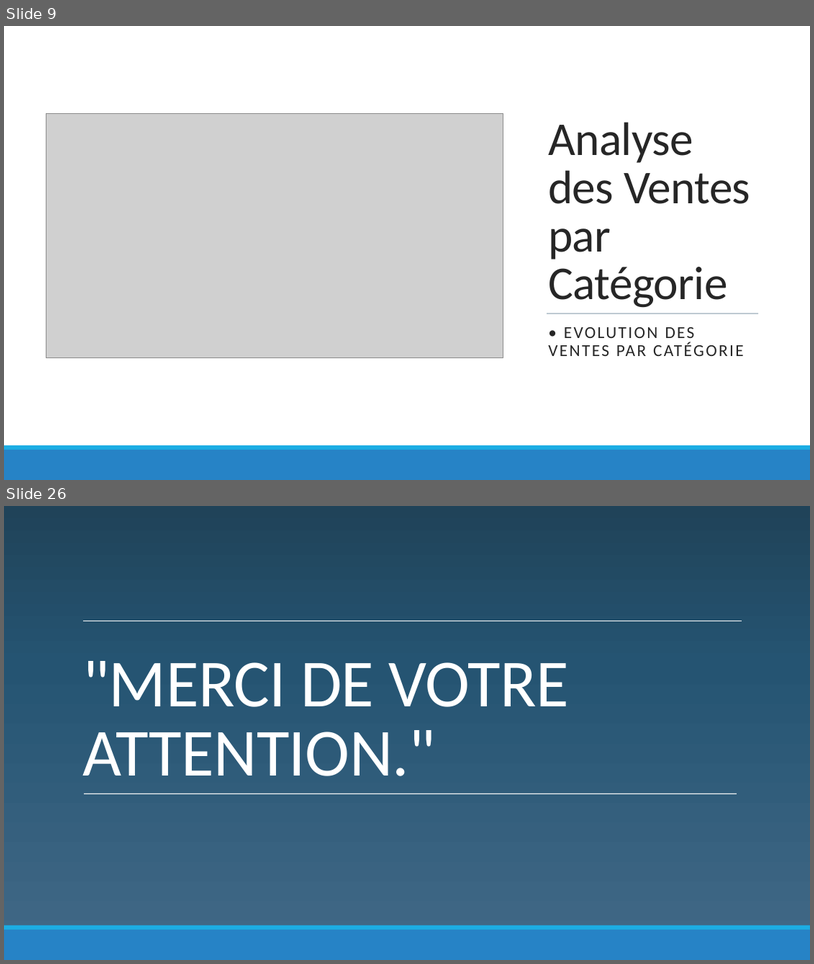
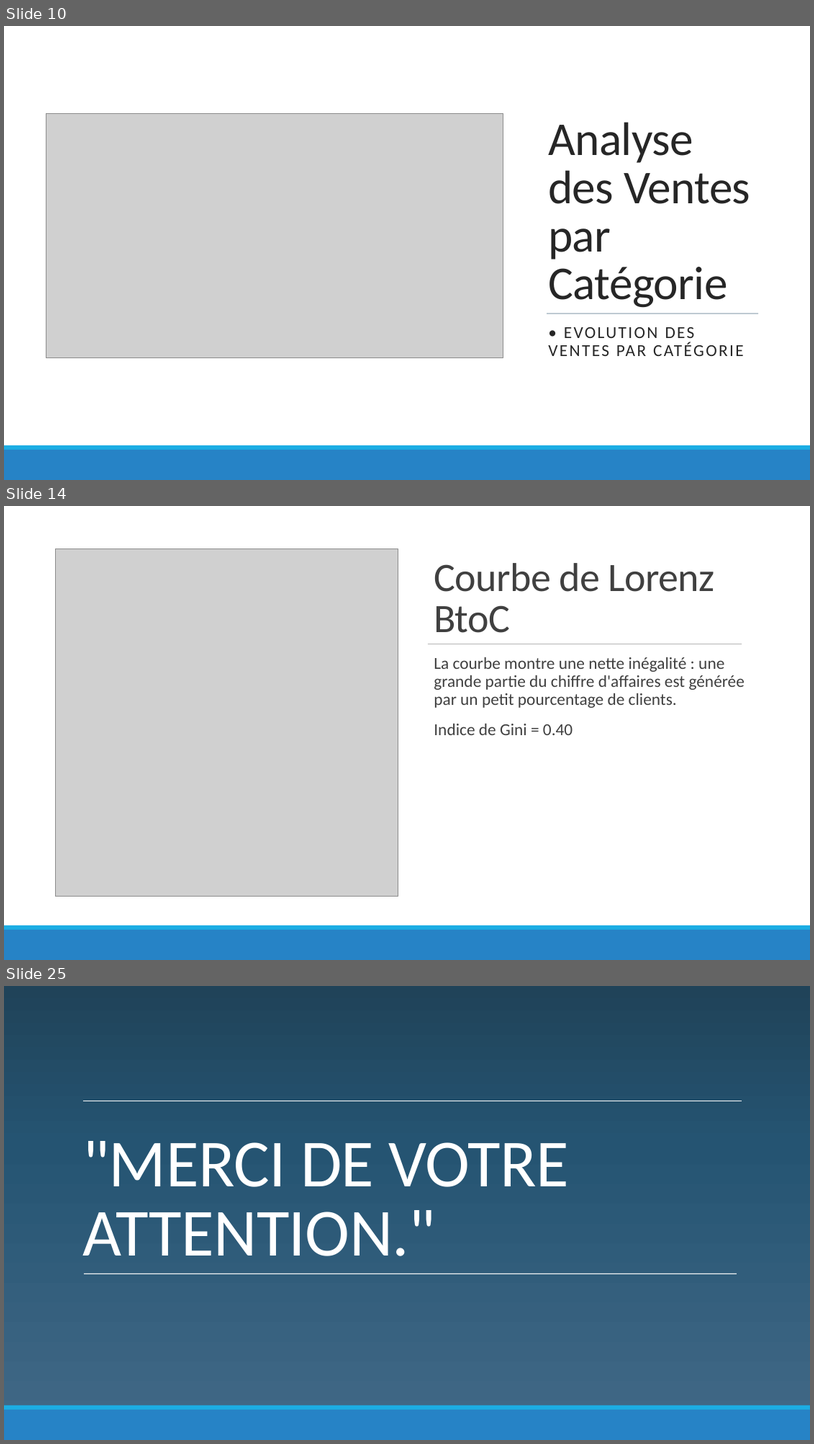
Before and after one commit to obenmaha/analyse-ventes-librairie, a slide deck: presentation_BENMAHAMMED_Oussama_Lapage.pptx. Shown one above the other, each under a label of ours: slides 9 and 26 before the commit, slides 10, 14 and 25 after it; the slides between them are not shown. The pictures are 814x964 and 814x1444 pixels, drawn with LibreOffice and Linux fonts; fonts in the diff are those of the drawing; grey boxes stand for pictures; background and template pictures are left out. Boxes give left, top, right and bottom in pixels: in the first picture for what was removed or moved away, otherwise in the second. Text is boxed around its words. In the diff, an @@ line names an element or a change of style, - is before the commit and + after.

```diff
--- a/presentation_BENMAHAMMED_Oussama_Lapage.pptx
+++ b/presentation_BENMAHAMMED_Oussama_Lapage.pptx
@@ slide 14 added at [4,506,810,960], background #FFFFFF @@
@@ rectangle added at [4,506,810,925], fill #FFFFFF @@
@@ picture added at [55,549,399,896] @@
@@ title added at [434,563,715,633], 48 pt, text #404040 @@
+Courbe de Lorenz BtoC
@@ line added from (428, 644) to (743, 644), #808080 0.5 pt @@
@@ text added at [434,657,745,735], 20 pt, text #404040 @@
+  La courbe montre une nette inégalité : une grande partie du chiffre d'affaires est générée par un petit pourcentage de clients.
+  Indice de Gini = 0.40
@@ rectangle added at [4,925,810,929], fill #1CADE4 @@
@@ rectangle added at [4,929,810,960], fill #2683C6 @@
@@ what was slide 9 is now slide 10 @@
@@ what was slide 26 is now slide 25 @@
```
Also in this commit, not shown: 8 slides changed, 6 other slides added, 8 slides removed, 1 other file.
